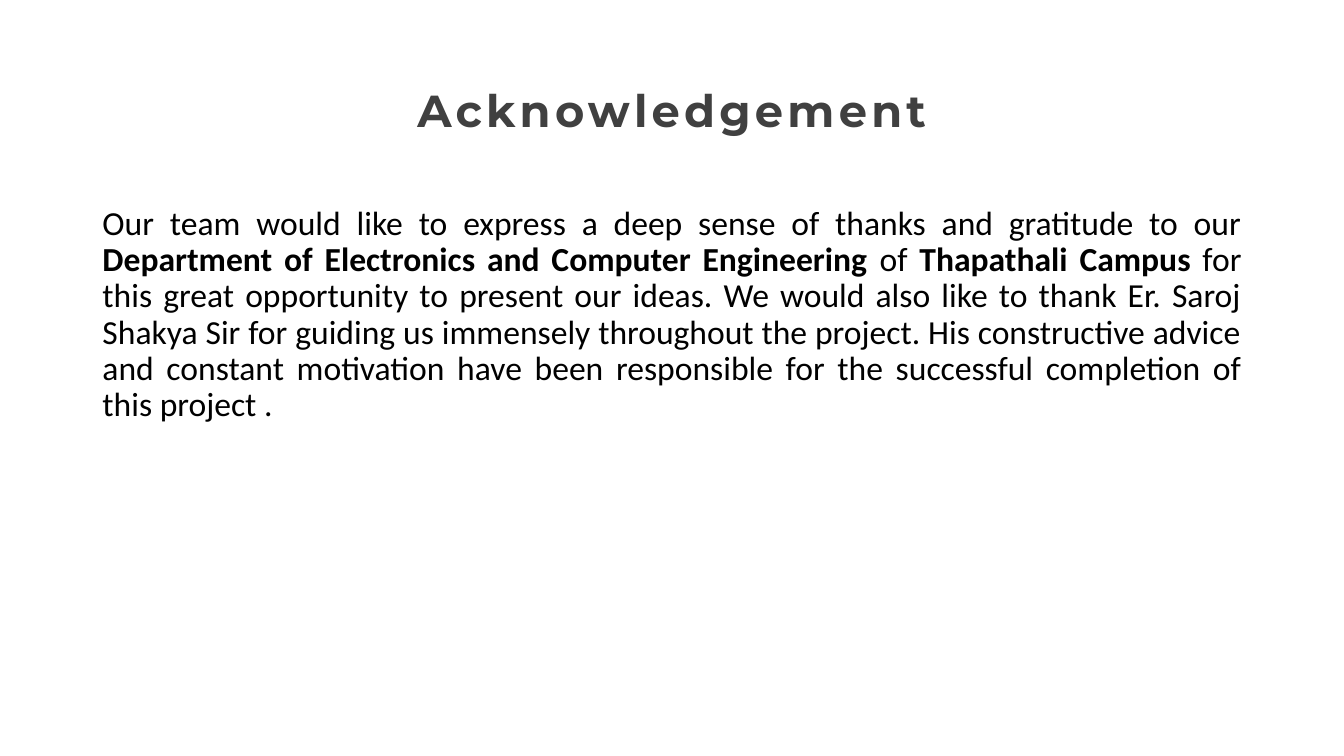
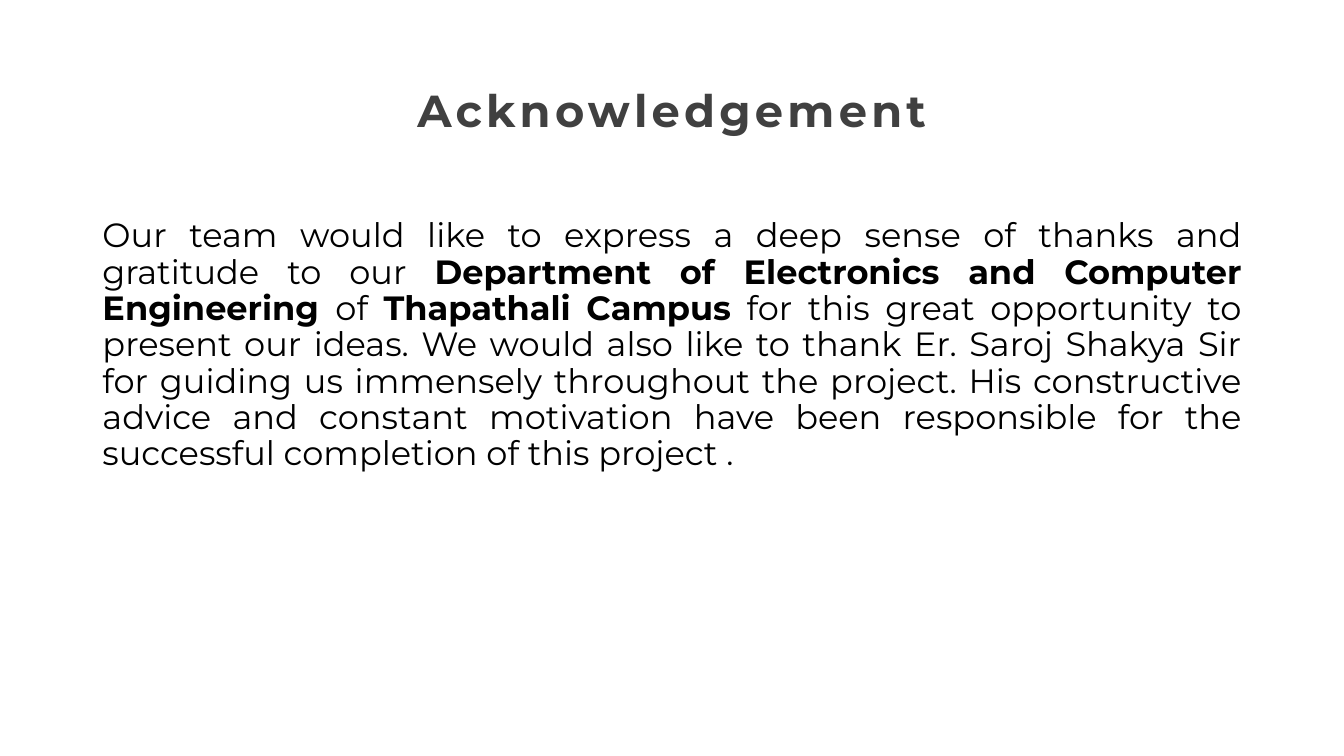
Before and after one commit to AtuLxCE/formula-encyclopaedia, a slide deck: slide 2 of Documentation/Formula Encylopedia 2.0 .pptx. Drawn at 1344x756 pixels with LibreOffice and Linux fonts; fonts in the diff are those of the drawing. Boxes give left, top, right and bottom in pixels: in the first picture for what was removed or moved away, otherwise in the second. Text is boxed around its words. In the diff, an @@ line names an element or a change of style, - is before the commit and + after.

```diff
--- a/Documentation/Formula Encylopedia 2.0 .pptx
+++ b/Documentation/Formula Encylopedia 2.0 .pptx
@@ text "Our team would like to ...": place and size @@
-text "Our team would like to ..." at box(102, 211, 1241, 422)
+text "Our team would like to ..." at box(102, 222, 1242, 472)
@@ text "Our team would like to ..." at box(102, 222, 1242, 472): font Calibri to Montserrat @@
```
Also in this commit, not shown: 7 other slides changed, 6 slides added.
